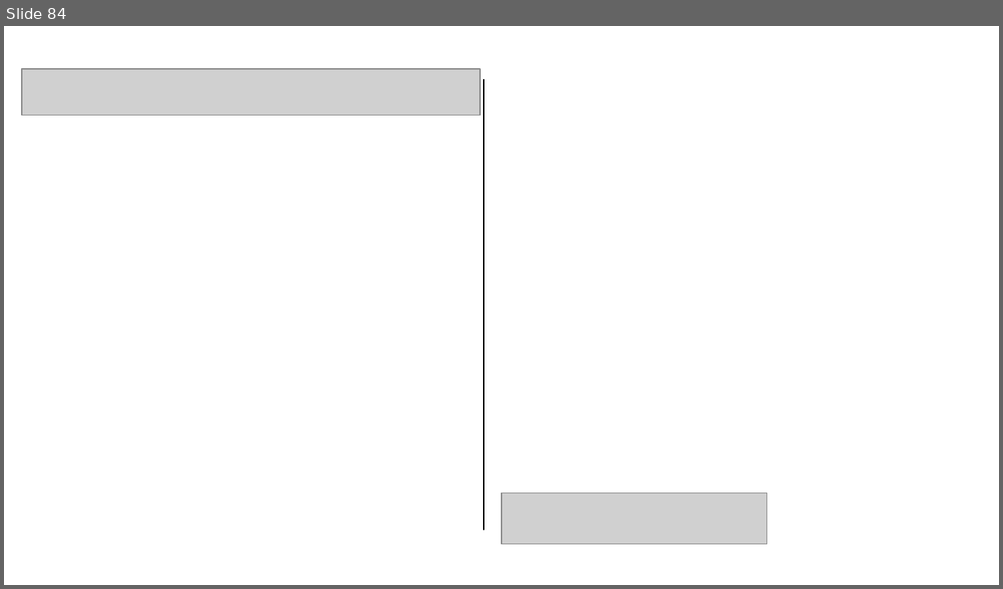
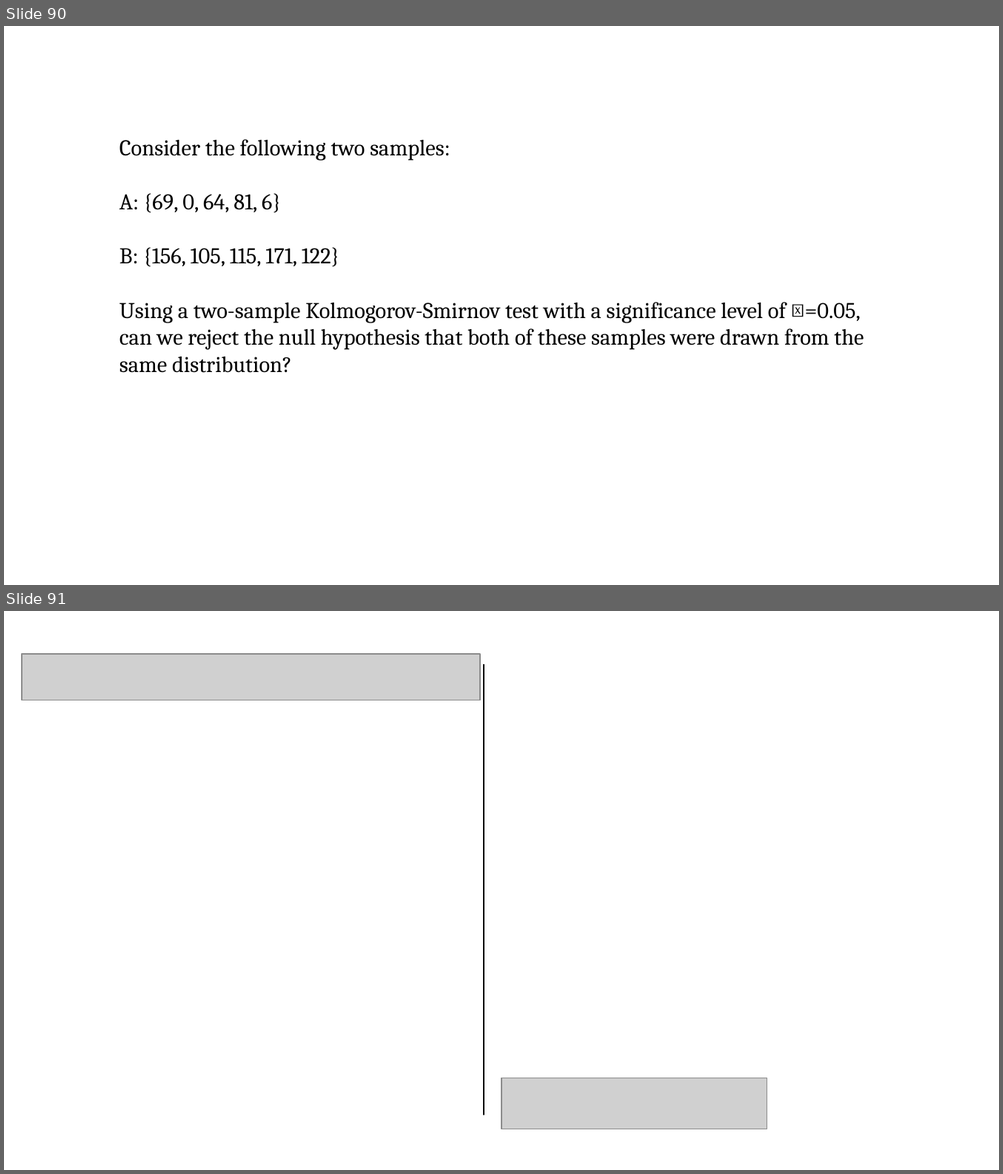
Before and after one commit to pvermees/geostats, a slide deck: slides/quizzes.odp. Shown one above the other, each under a label of ours: slide 84 before the commit, slides 90 and 91 after it. The pictures are 1003x589 and 1003x1174 pixels, drawn with LibreOffice and Linux fonts; fonts in the diff are those of the drawing; grey boxes stand for pictures. Boxes give left, top, right and bottom in pixels: in the first picture for what was removed or moved away, otherwise in the second. Text is boxed around its words. In the diff, an @@ line names an element or a change of style, - is before the commit and + after.

Commit message:
Updated comparing distributions part 3

```diff
--- a/slides/quizzes.odp
+++ b/slides/quizzes.odp
@@ slide 90 added at <box>4,26,999,585</box>, background #FFFFFF @@
@@ text added at <box>119,139,863,373</box>, 18 pt, text #000000 @@
+Consider the following two samples:
+A: {69, 0, 64, 81, 6}
+B: {156, 105, 115, 171, 122}
+Using a two-sample Kolmogorov-Smirnov test with a significance level of 𝛼=0.05, can we reject the null hypothesis that both of these samples were drawn from the same distribution?
@@ what was slide 84 is now slide 91 @@
```
Also in this commit, not shown: 6 other slides added, 8 other files.
